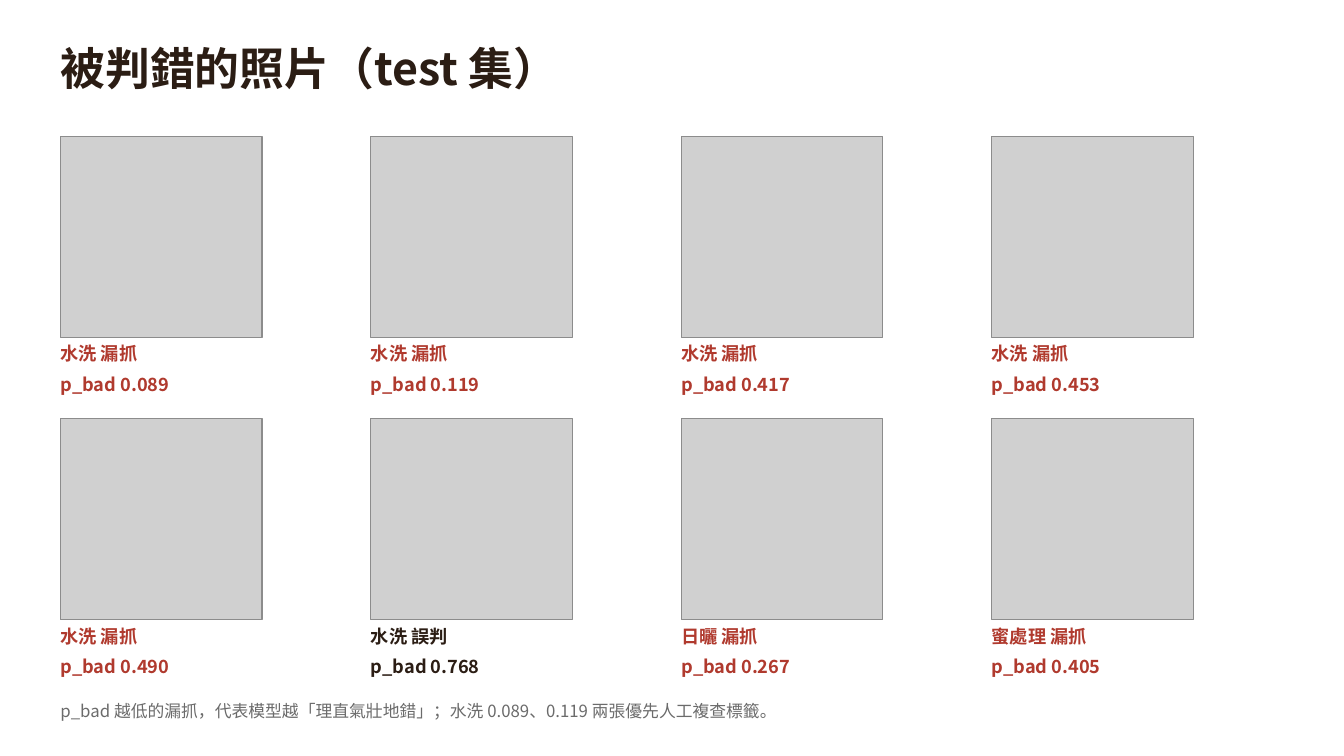
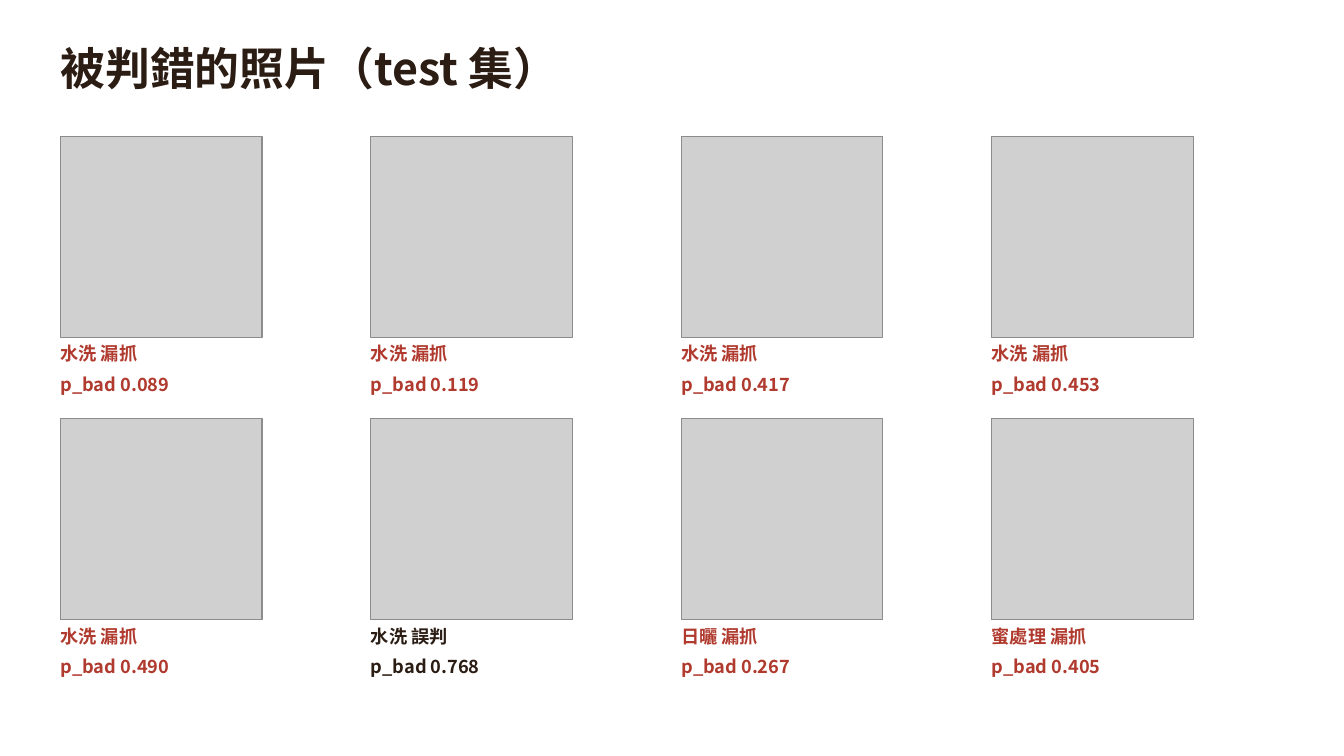
Before and after one commit to Edwardwu950314/coffee, a slide deck: slide 9 of notion_journal/weekly_log_2026-10-14.pptx (slide 10 before the commit). Drawn at 1344x756 pixels with LibreOffice and Linux fonts; fonts in the diff are those of the drawing; grey boxes stand for pictures. Boxes give left, top, right and bottom in pixels: in the first picture for what was removed or moved away, otherwise in the second. Text is boxed around its words. In the diff, an @@ line names an element or a change of style, - is before the commit and + after.

```diff
--- a/notion_journal/weekly_log_2026-10-14.pptx
+++ b/notion_journal/weekly_log_2026-10-14.pptx
@@ text removed at box(60, 703, 777, 721) @@
-p_bad 越低的漏抓，代表模型越「理直氣壯地錯」；水洗 0.089、0.119 兩張優先人工複查標籤。
```
Also in this commit, not shown: 3 other slides changed, 1 slide removed, 8 other files.
